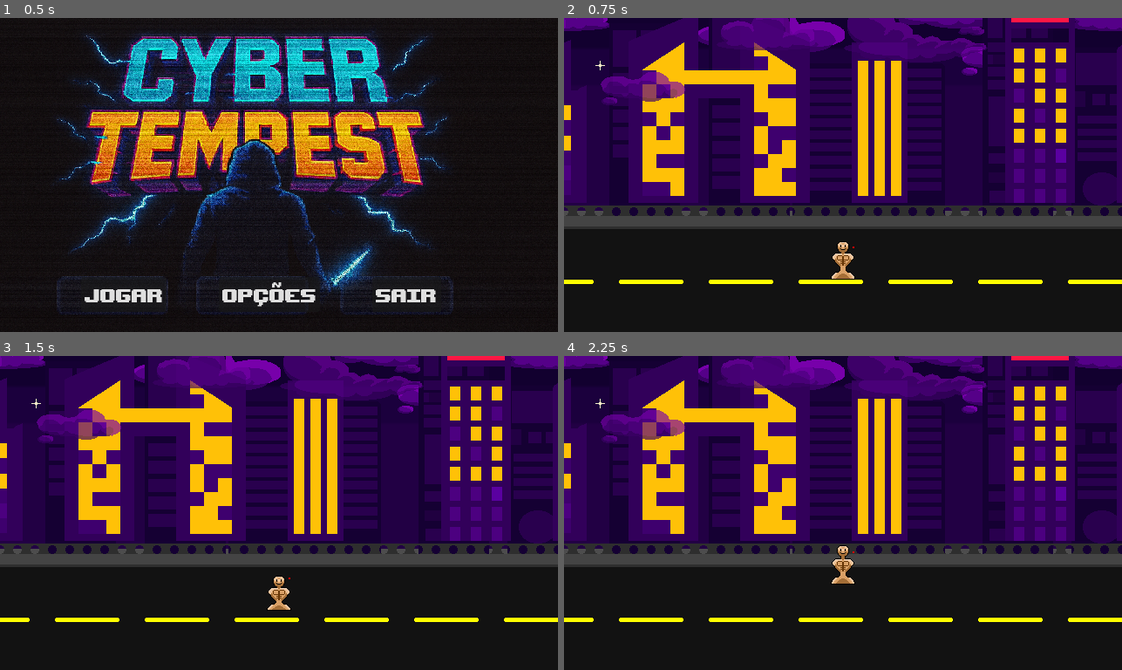
Above: before the commit, frames 1-4 (two rows, left to right).
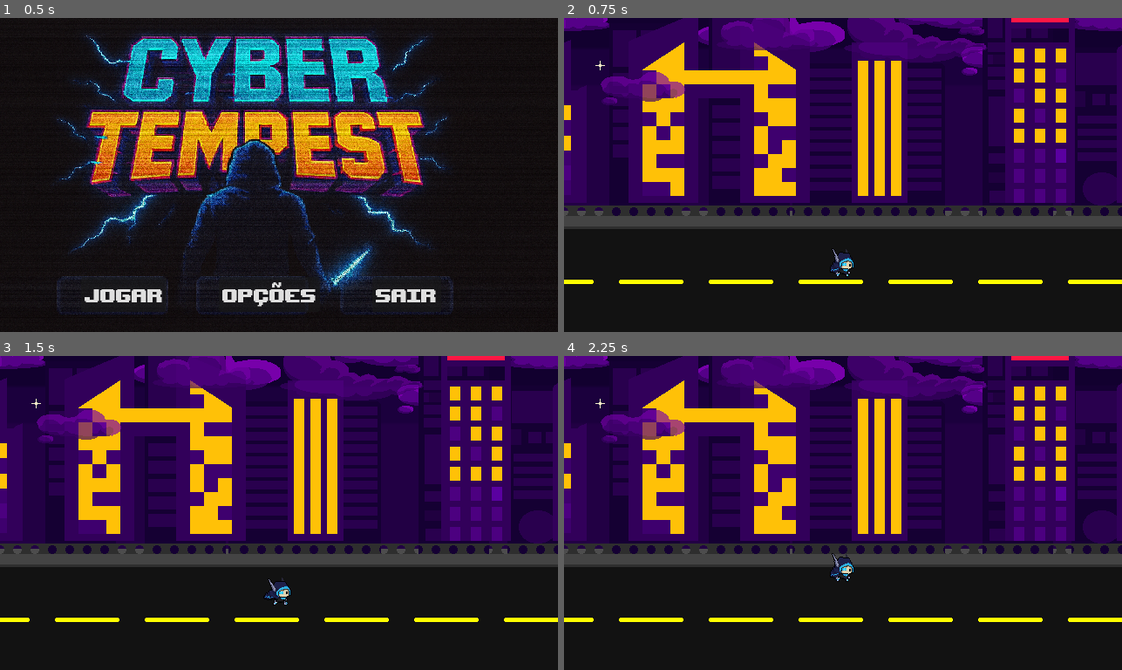
Above: after the commit, the same moments.

Repository: Tomaz-Arlindo/Godot-Survivors
Game: Godot game, scene res://menus/Orquestrador.tscn
Same seed, same stepped clock (60 frames per second), same inputs: the game is played once before the commit and once after it.
Inputs:
- Up to frame 1 (0.5 s): no input
- Up to frame 2 (0.75 s): click "jogar" at 0.5 s
- Up to frame 3 (1.5 s): tap Enter at 1.25 s; hold W (up) from 1.28 s (still down)
- Up to frame 4 (2.25 s): keep holding W (up)

Frame 1 is identical in both runs. In frame 2, 0.3% of the frame differs, in the area x 47-53%, y 71-84%; in frame 3, 0.3%; in frame 4, 0.4%, in the area x 47-53%, y 60-73%.

Commit message:
fix hitboxes/hurtboxes/collision for new sprites

Diff:
--- a/Enemy/enemy.gd
+++ b/Enemy/enemy.gd
@@ -16,9 +16,9 @@
 	move_and_slide()
 
 	if direction.x > 0.1:
+		sprite.flip_h = false
+	elif direction.x < -0.1:
 		sprite.flip_h = true
-	elif direction.x < -0.1:
-		sprite.flip_h = false
 
 
 func _on_hurt_box_hurt(damage):
--- a/Enemy/enemy.tscn
+++ b/Enemy/enemy.tscn
@@ -6,8 +6,8 @@
 [ext_resource type="PackedScene" uid="uid://df2g3f7a7lvsi" path="res://Utility/hit_box.tscn" id="4_glvfu"]
 
 [sub_resource type="CapsuleShape2D" id="CapsuleShape2D_32u52"]
-radius = 5.0
-height = 28.0
+radius = 8.0
+height = 16.0
 
 [sub_resource type="Animation" id="Animation_2r6sc"]
 length = 0.001
@@ -48,21 +48,20 @@
 }
 
 [sub_resource type="RectangleShape2D" id="RectangleShape2D_32kck"]
-size = Vector2(24, 44)
+size = Vector2(34, 24)
 
 [sub_resource type="RectangleShape2D" id="RectangleShape2D_o17a4"]
-size = Vector2(18, 37)
 
 [node name="Enemy" type="CharacterBody2D"]
 motion_mode = 1
 script = ExtResource("1_eqilm")
 
 [node name="Sprite2D" type="Sprite2D" parent="."]
+position = Vector2(-1, -11)
 texture = ExtResource("2_ncf7h")
 hframes = 3
 
 [node name="CollisionShape2D" type="CollisionShape2D" parent="."]
-position = Vector2(0, 2)
 shape = SubResource("CapsuleShape2D_32u52")
 
 [node name="AnimationPlayer" type="AnimationPlayer" parent="."]
@@ -75,7 +74,7 @@
 collision_mask = 4
 
 [node name="CollisionShape2D" parent="HurtBox" index="0"]
-position = Vector2(0, 2)
+position = Vector2(0, -1)
 shape = SubResource("RectangleShape2D_32kck")
 
 [node name="HitBox" parent="." instance=ExtResource("4_glvfu")]
@@ -83,7 +82,7 @@
 collision_mask = 2
 
 [node name="CollisionShape2D" parent="HitBox" index="0"]
-position = Vector2(0, 1.5)
+position = Vector2(0, -1)
 shape = SubResource("RectangleShape2D_o17a4")
 
 [connection signal="hurt" from="HurtBox" to="." method="_on_hurt_box_hurt"]
--- a/Player/Player.gd
+++ b/Player/Player.gd
@@ -14,9 +14,9 @@
 	var y_mov = Input.get_action_strength("down") - Input.get_action_strength("up")
 	var mov = Vector2(x_mov,y_mov)
 	if mov.x > 0:
+		sprite.flip_h = false
+	elif mov.x < 0:
 		sprite.flip_h = true
-	elif mov.x < 0:
-		sprite.flip_h = false
 
 	if mov != Vector2.ZERO:
 		if walkTimer.is_stopped():
--- a/Player/Player.tscn
+++ b/Player/Player.tscn
@@ -5,13 +5,14 @@
 [ext_resource type="PackedScene" uid="uid://c3cirgpopojvy" path="res://Utility/hurt_box.tscn" id="3_tok1r"]
 
 [sub_resource type="CapsuleShape2D" id="CapsuleShape2D_stcs8"]
-radius = 5.0
-height = 28.0
+radius = 4.0
+height = 14.0
 
 [sub_resource type="RectangleShape2D" id="RectangleShape2D_ddoul"]
-size = Vector2(18, 38)
+size = Vector2(16, 23)
 
 [node name="Player" type="CharacterBody2D" groups=["player"]]
+position = Vector2(0, -7)
 motion_mode = 1
 script = ExtResource("1_xmspm")
 
@@ -25,7 +26,7 @@
 position_smoothing_enabled = true
 
 [node name="CollisionShape2D" type="CollisionShape2D" parent="."]
-position = Vector2(0, 2)
+position = Vector2(0, 8)
 shape = SubResource("CapsuleShape2D_stcs8")
 
 [node name="walkTimer" type="Timer" parent="."]
@@ -38,7 +39,7 @@
 collision_mask = 2
 
 [node name="CollisionShape2D" parent="HurtBox" index="0"]
-position = Vector2(0, 2)
+position = Vector2(0, 8.5)
 shape = SubResource("RectangleShape2D_ddoul")
 
 [connection signal="hurt" from="HurtBox" to="." method="_on_hurt_box_hurt"]
Binary file changed: Textures/Enemy/Enemy.png
Binary file changed: Textures/Player/Player.png
